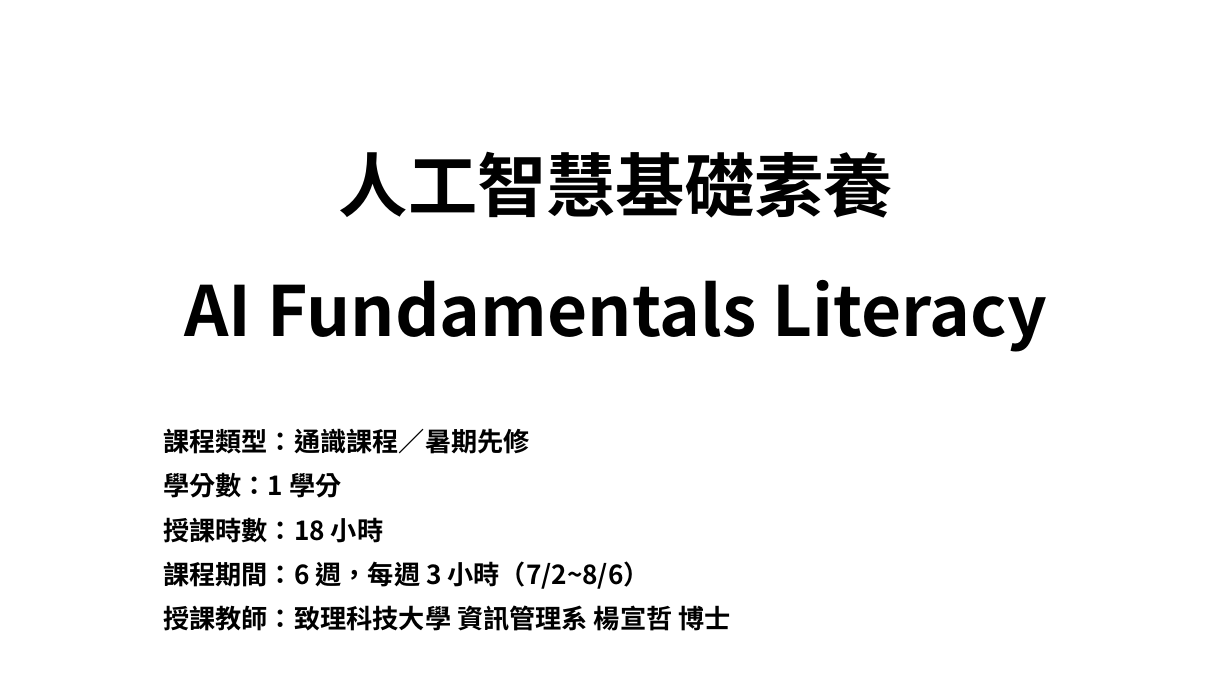
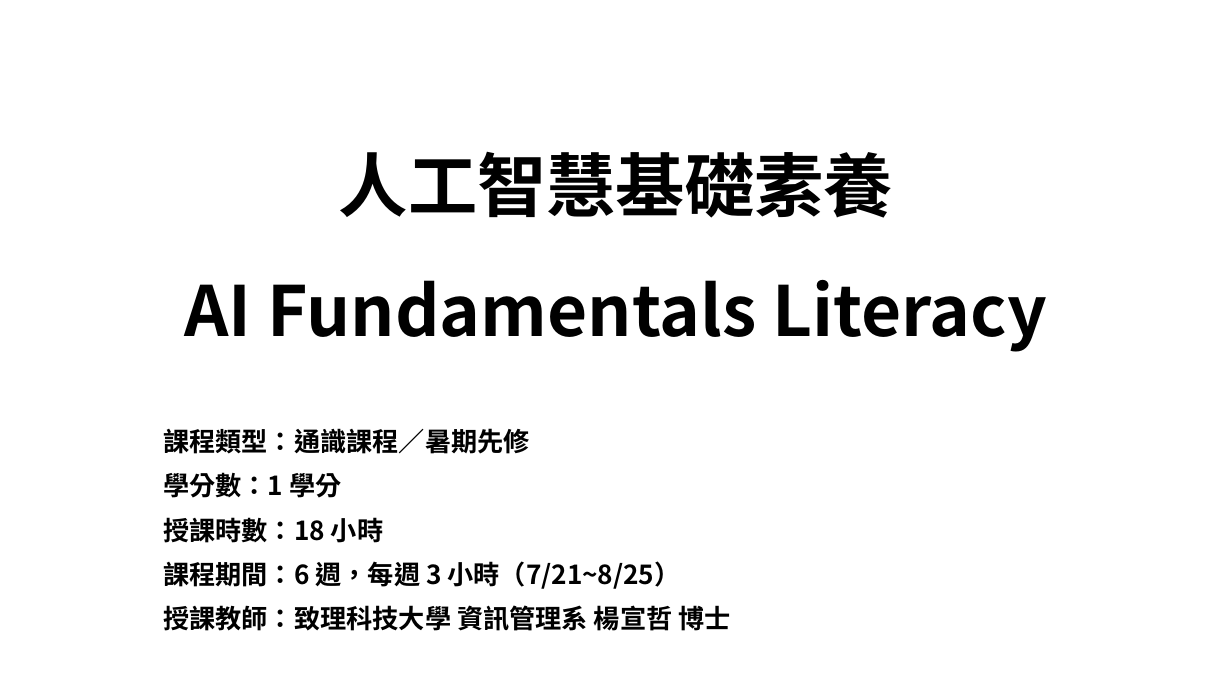
Before and after one commit to hsuancheyang/115-1-AI_Fundamentals, a slide deck: slide 1 of powerpoints/AI基礎素養.pptx. Drawn at 1232x693 pixels with LibreOffice and Linux fonts; fonts in the diff are those of the drawing; background and template pictures are left out. Boxes give left, top, right and bottom in pixels: in the first picture for what was removed or moved away, otherwise in the second. Text is boxed around its words. In the diff, an @@ line names an element or a change of style, - is before the commit and + after.

```diff
--- a/powerpoints/AI基礎素養.pptx
+++ b/powerpoints/AI基礎素養.pptx
@@ subtitle at bbox=[163, 561, 681, 589]: text changed @@
-課程期間：6 週，每週 3 小時（7/2~8/6）
+課程期間：6 週，每週 3 小時（7/21~8/25）
```
Also in this commit, not shown: 1 other slide changed, 3 other files.
